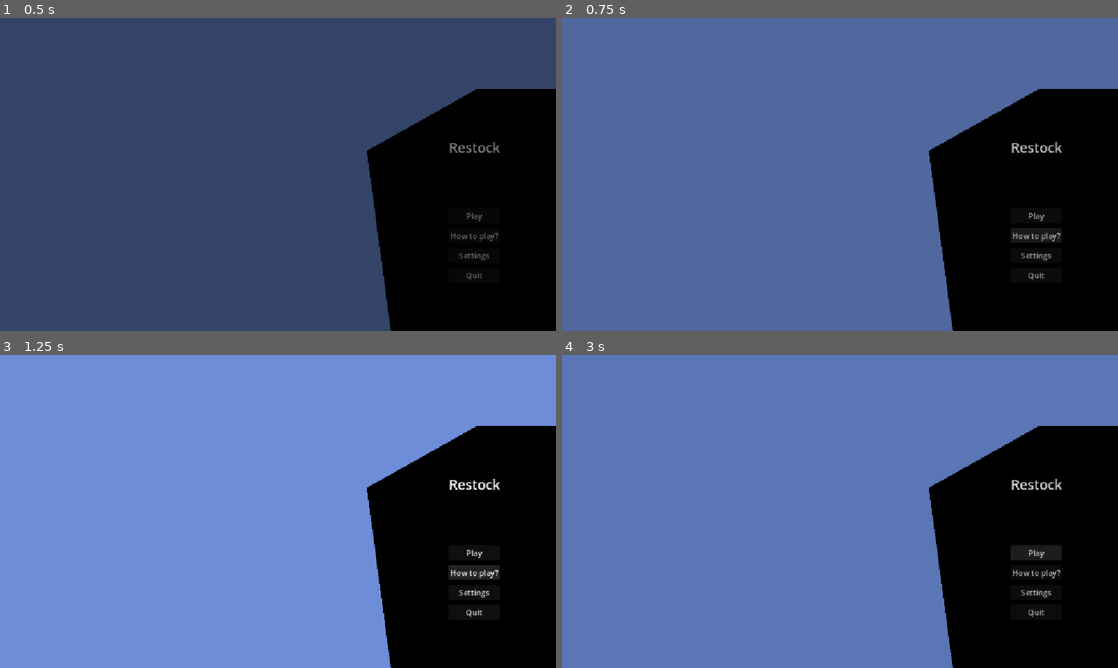
Above: before the commit, frames 1-4 (two rows, left to right).
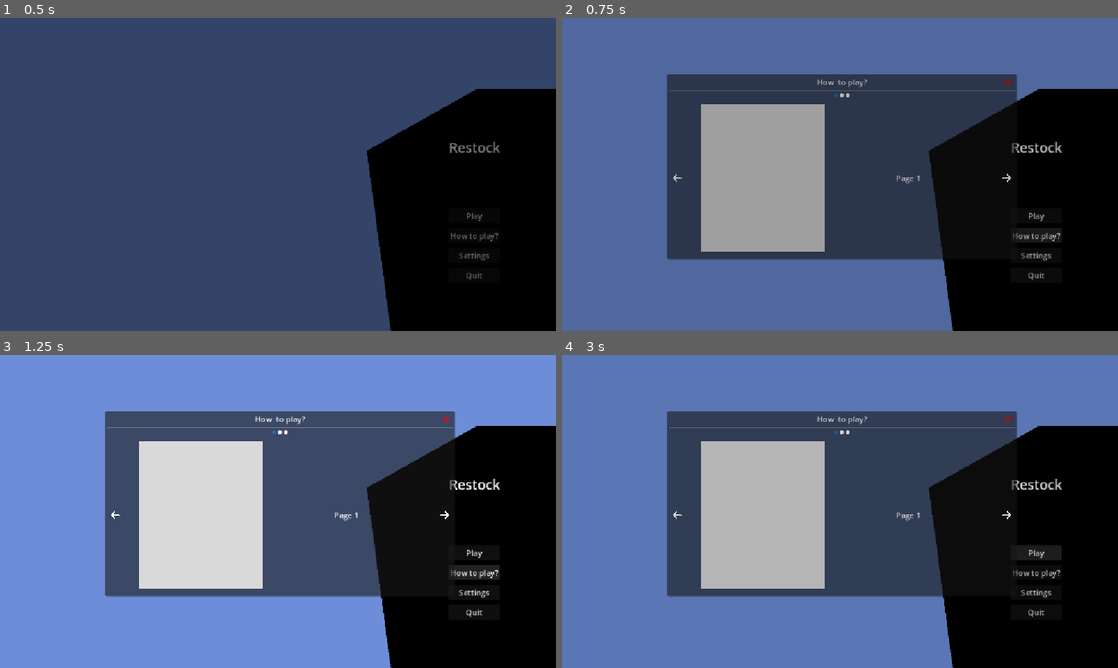
Above: after the commit, the same moments.

Repository: Nils1024/restock
Game: Godot game, scene res://assets/scenes/menus/main_menu.tscn
Same seed, same stepped clock (60 frames per second), same inputs: the game is played once before the commit and once after it. Sound files missing from this copy of the repository are replaced by a short silence.
Inputs (mouse positions are in pixels of both pictures, inside the frame that each line leads up to):
- Up to frame 1 (0.5 s): no input
- Up to frame 2 (0.75 s): click "How to play?" at 0.5 s
- Up to frame 3 (1.25 s): no input
- Up to frame 4 (3 s): click (678, 514) at 1.27 s; click (1006, 514) at 2.02 s; click "Play" at 2.75 s

Frame 1 is identical in both runs. In frame 2, 31% of the frame differs, in the area x 18-82%, y 18-78%; in frame 3, 31%; in frame 4, 31%.

Commit message:
Improved AudioService, added a how to play menu

Diff:
--- /dev/null
+++ b/assets/data/audio_data/Build.tres
@@ -0,0 +1,7 @@
+[gd_resource type="Resource" script_class="SoundEffect" format=3 uid="uid://drqn7hevqka0s"]
+
+[ext_resource type="Script" uid="uid://3yxx7u6hrbq0" path="res://assets/scripts/services/AudioService/SoundEffect.gd" id="1_5tu13"]
+
+[resource]
+script = ExtResource("1_5tu13")
+metadata/_custom_type_script = "uid://3yxx7u6hrbq0"
--- /dev/null
+++ b/assets/images/arrow-left.svg
@@ -0,0 +1,3 @@
+<svg width="800" height="800" viewBox="0 0 800 800" fill="none" xmlns="http://www.w3.org/2000/svg">
+<path d="M200 399.667H600M366.667 566.333L200 399.667L366.667 233" stroke="white" stroke-width="66.6667" stroke-linecap="round" stroke-linejoin="round"/>
+</svg>
--- /dev/null
+++ b/assets/images/arrow-right.svg
@@ -0,0 +1,3 @@
+<svg width="800" height="800" viewBox="0 0 800 800" fill="none" xmlns="http://www.w3.org/2000/svg">
+<path d="M200 400H600M433.333 566.667L600 400L433.333 233.333" stroke="white" stroke-width="66.6667" stroke-linecap="round" stroke-linejoin="round"/>
+</svg>
--- /dev/null
+++ b/assets/scenes/menus/how_to_play.tscn
@@ -0,0 +1,128 @@
+[gd_scene format=3 uid="uid://20ksw02c0oo0"]
+
+[ext_resource type="Texture2D" uid="uid://morndcerse3r" path="res://assets/images/cross.svg" id="1_cvprq"]
+[ext_resource type="Script" uid="uid://8e6hlpxo5gr3" path="res://assets/scripts/ui/how_to_play.gd" id="1_nradw"]
+[ext_resource type="Texture2D" uid="uid://70s0cac52ona" path="res://assets/images/arrow-left.svg" id="2_7uk0b"]
+[ext_resource type="Texture2D" uid="uid://oeg3vi1lfk3u" path="res://assets/images/arrow-right.svg" id="3_mho6t"]
+[ext_resource type="Texture2D" uid="uid://07l5oinqlvu7" path="res://assets/images/tutorial/Tutor Placeholder.svg" id="3_nradw"]
+
+[sub_resource type="StyleBoxFlat" id="StyleBoxFlat_nradw"]
+bg_color = Color(0.13561696, 0.4310831, 0.6341148, 1)
+corner_radius_top_left = 128
+corner_radius_top_right = 128
+corner_radius_bottom_right = 128
+corner_radius_bottom_left = 128
+
+[sub_resource type="StyleBoxFlat" id="StyleBoxFlat_7uk0b"]
+bg_color = Color(1, 1, 1, 1)
+corner_radius_top_left = 128
+corner_radius_top_right = 128
+corner_radius_bottom_right = 128
+corner_radius_bottom_left = 128
+
+[node name="HowToPlay" type="MarginContainer" unique_id=1180727446]
+offset_left = 218.0
+offset_top = 116.0
+offset_right = 942.0
+offset_bottom = 500.0
+script = ExtResource("1_nradw")
+
+[node name="Panel" type="Panel" parent="." unique_id=461395804]
+layout_mode = 2
+
+[node name="MarginContainer" type="MarginContainer" parent="." unique_id=1287147081]
+layout_mode = 2
+theme_override_constants/margin_left = 5
+theme_override_constants/margin_top = 5
+theme_override_constants/margin_right = 5
+theme_override_constants/margin_bottom = 5
+
+[node name="CloseBtn" type="TextureButton" parent="MarginContainer" unique_id=1987166685]
+custom_minimum_size = Vector2(26, 26)
+layout_mode = 2
+size_flags_horizontal = 8
+size_flags_vertical = 0
+texture_normal = ExtResource("1_cvprq")
+ignore_texture_size = true
+stretch_mode = 5
+
+[node name="VBoxContainer" type="VBoxContainer" parent="MarginContainer" unique_id=1631822471]
+layout_mode = 2
+mouse_filter = 2
+
+[node name="Label" type="Label" parent="MarginContainer/VBoxContainer" unique_id=1281994186]
+layout_mode = 2
+size_flags_horizontal = 4
+size_flags_vertical = 0
+text = "How  to play?"
+horizontal_alignment = 1
+
+[node name="HSeparator" type="HSeparator" parent="MarginContainer/VBoxContainer" unique_id=13081757]
+layout_mode = 2
+
+[node name="HBoxContainer" type="HBoxContainer" parent="MarginContainer/VBoxContainer" unique_id=528820020]
+layout_mode = 2
+alignment = 1
+
+[node name="Panel" type="Panel" parent="MarginContainer/VBoxContainer/HBoxContainer" unique_id=228401788]
+custom_minimum_size = Vector2(8, 8)
+layout_mode = 2
+theme_override_styles/panel = SubResource("StyleBoxFlat_nradw")
+
+[node name="Panel2" type="Panel" parent="MarginContainer/VBoxContainer/HBoxContainer" unique_id=1441710211]
+custom_minimum_size = Vector2(8, 8)
+layout_mode = 2
+theme_override_styles/panel = SubResource("StyleBoxFlat_7uk0b")
+
+[node name="Panel3" type="Panel" parent="MarginContainer/VBoxContainer/HBoxContainer" unique_id=1907123427]
+custom_minimum_size = Vector2(8, 8)
+layout_mode = 2
+theme_override_styles/panel = SubResource("StyleBoxFlat_7uk0b")
+
+[node name="HBoxContainer2" type="HBoxContainer" parent="MarginContainer/VBoxContainer" unique_id=686825107]
+layout_mode = 2
+size_flags_vertical = 3
+
+[node name="ArrowLeft" type="TextureButton" parent="MarginContainer/VBoxContainer/HBoxContainer2" unique_id=2036296364]
+custom_minimum_size = Vector2(32, 32)
+layout_mode = 2
+texture_normal = ExtResource("2_7uk0b")
+ignore_texture_size = true
+stretch_mode = 5
+
+[node name="MarginContainer" type="MarginContainer" parent="MarginContainer/VBoxContainer/HBoxContainer2" unique_id=1240706360]
+layout_mode = 2
+size_flags_horizontal = 3
+theme_override_constants/margin_left = 30
+theme_override_constants/margin_top = 10
+theme_override_constants/margin_right = 30
+theme_override_constants/margin_bottom = 10
+
+[node name="VBoxContainer" type="HBoxContainer" parent="MarginContainer/VBoxContainer/HBoxContainer2/MarginContainer" unique_id=97889323]
+layout_mode = 2
+size_flags_horizontal = 3
+theme_override_constants/separation = 20
+alignment = 1
+
+[node name="TextureRect" type="TextureRect" parent="MarginContainer/VBoxContainer/HBoxContainer2/MarginContainer/VBoxContainer" unique_id=430911384]
+custom_minimum_size = Vector2(256, 0)
+layout_mode = 2
+texture = ExtResource("3_nradw")
+expand_mode = 1
+
+[node name="Text" type="Label" parent="MarginContainer/VBoxContainer/HBoxContainer2/MarginContainer/VBoxContainer" unique_id=587042395]
+layout_mode = 2
+size_flags_horizontal = 3
+text = "Test"
+horizontal_alignment = 1
+
+[node name="ArrowRight" type="TextureButton" parent="MarginContainer/VBoxContainer/HBoxContainer2" unique_id=72459970]
+custom_minimum_size = Vector2(32, 32)
+layout_mode = 2
+texture_normal = ExtResource("3_mho6t")
+ignore_texture_size = true
+stretch_mode = 5
+
+[connection signal="pressed" from="MarginContainer/CloseBtn" to="." method="_on_close_btn_pressed"]
+[connection signal="pressed" from="MarginContainer/VBoxContainer/HBoxContainer2/ArrowLeft" to="." method="_on_arrow_left_pressed"]
+[connection signal="pressed" from="MarginContainer/VBoxContainer/HBoxContainer2/ArrowRight" to="." method="_on_arrow_right_pressed"]
--- a/assets/scenes/menus/main_menu.tscn
+++ b/assets/scenes/menus/main_menu.tscn
@@ -2,6 +2,7 @@
 
 [ext_resource type="Script" uid="uid://pa46gmrpq6pj" path="res://assets/scripts/ui/main_menu.gd" id="1_uu6ob"]
 [ext_resource type="PackedScene" uid="uid://bp5xe7rsa044r" path="res://assets/scenes/util/fade_transition.tscn" id="2_a1fdk"]
+[ext_resource type="PackedScene" uid="uid://20ksw02c0oo0" path="res://assets/scenes/menus/how_to_play.tscn" id="2_eoi6q"]
 
 [node name="MainMenu" type="Node2D" unique_id=753076020]
 script = ExtResource("1_uu6ob")
@@ -87,6 +88,9 @@
 text = "Quit
 "
 
+[node name="HowToPlay" parent="." unique_id=1180727446 instance=ExtResource("2_eoi6q")]
+visible = false
+
 [node name="FadeTransition" parent="." unique_id=1419722656 instance=ExtResource("2_a1fdk")]
 visible = false
 
--- a/assets/scenes/menus/save_selection_Menu.tscn
+++ b/assets/scenes/menus/save_selection_Menu.tscn
@@ -30,11 +30,15 @@
 layout_mode = 2
 
 [node name="ScrollContainer" type="ScrollContainer" parent="MarginContainer2" unique_id=272979126]
+custom_minimum_size = Vector2(768, 128)
 layout_mode = 2
+size_flags_horizontal = 4
+size_flags_vertical = 4
 
 [node name="SaveCardContainer" type="HBoxContainer" parent="MarginContainer2/ScrollContainer" unique_id=590214802]
 layout_mode = 2
 theme_override_constants/separation = 6
+alignment = 1
 
 [node name="Label" type="Label" parent="MarginContainer2" unique_id=266185015]
 layout_mode = 2
--- a/assets/scenes/util/ui/ingame_menu.tscn
+++ b/assets/scenes/util/ui/ingame_menu.tscn
@@ -2,6 +2,7 @@
 
 [ext_resource type="Script" uid="uid://bhyha4mx7e1xw" path="res://assets/scripts/ui/ingame_menu.gd" id="1_jg7hv"]
 [ext_resource type="Texture2D" uid="uid://de6eyc3uvq4yd" path="res://assets/images/Clipboard.svg" id="2_u445c"]
+[ext_resource type="PackedScene" uid="uid://20ksw02c0oo0" path="res://assets/scenes/menus/how_to_play.tscn" id="3_pa57f"]
 
 [node name="IngameMenu" type="CanvasLayer" unique_id=889833759]
 script = ExtResource("1_jg7hv")
@@ -37,6 +38,9 @@
 layout_mode = 2
 text = "Save"
 
+[node name="HowToPlay" parent="." unique_id=1180727446 instance=ExtResource("3_pa57f")]
+visible = false
+
 [connection signal="pressed" from="VBoxContainer/Close" to="." method="_on_close_pressed"]
 [connection signal="pressed" from="VBoxContainer/Help" to="." method="_on_help_pressed"]
 [connection signal="pressed" from="VBoxContainer/Settings" to="." method="_on_settings_pressed"]
--- a/assets/scripts/services/AudioService/AudioService.gd
+++ b/assets/scripts/services/AudioService/AudioService.gd
@@ -10,6 +10,9 @@
 
 
 func create_2d_audio_at_location(location: Vector2i, type: SoundEffect.SOUND_EFFECT_TYPE, auto_restart: bool = false) -> void:
+	if is_playing(type):
+		return
+
 	if sound_effect_dict.has(type):
 		var sound_effect: SoundEffect = sound_effect_dict[type]
 		var new_2d_audio: AudioStreamPlayer2D = AudioStreamPlayer2D.new()
@@ -24,12 +27,14 @@
 		else:
 			new_2d_audio.finished.connect(new_2d_audio.queue_free)
 		new_2d_audio.play()
-
 	else:
-		push_warning("AudioService - Failed to find audio for: ", type)
+		SimpleLogger.warn("AudioService - Failed to find audio for type ID <%s>" % type)
 
 
 func create_audio(type: SoundEffect.SOUND_EFFECT_TYPE) -> void:
+	if is_playing(type):
+		return
+
 	if sound_effect_dict.has(type):
 		var sound_effect: SoundEffect = sound_effect_dict[type]
 		var new_audio: AudioStreamPlayer = AudioStreamPlayer.new()
@@ -40,7 +45,7 @@
 		new_audio.finished.connect(new_audio.queue_free)
 		new_audio.play()
 	else:
-		push_warning("AudioService - Failed to find audio for: ", type)
+		SimpleLogger.warn("AudioService - Failed to find audio for type ID <%s>" % type)
 
 func stop_audio(type: SoundEffect.SOUND_EFFECT_TYPE, fade_out: bool = false, duration: float = 0.5) -> void:
 	for child in get_children():
@@ -51,3 +56,10 @@
 				tween.tween_callback(child.queue_free)
 			else:
 				child.queue_free()
+
+
+func is_playing(type: SoundEffect.SOUND_EFFECT_TYPE) -> bool:
+	for child in get_children():
+		if (child is AudioStreamPlayer or child is AudioStreamPlayer2D) and child.get_meta("type") == type:
+			return true
+	return false
--- /dev/null
+++ b/assets/scripts/ui/how_to_play.gd
@@ -0,0 +1,44 @@
+extends MarginContainer
+
+const content: Array[Dictionary] = [
+	{"text": "Page 1", "image": null},
+	{"text": "Page 2", "image": null},
+	{"text": "Page 3", "image": null}
+]
+
+@onready var textbox = $MarginContainer/VBoxContainer/HBoxContainer2/MarginContainer/VBoxContainer/Text
+@onready var circle_container: HBoxContainer = $MarginContainer/VBoxContainer/HBoxContainer
+@onready var selected_style: StyleBoxFlat = $MarginContainer/VBoxContainer/HBoxContainer/Panel.get_theme_stylebox("panel")
+@onready var unselected_style: StyleBoxFlat = $MarginContainer/VBoxContainer/HBoxContainer/Panel2.get_theme_stylebox("panel")
+
+var selected_page: int = 0
+
+# Called when the node enters the scene tree for the first time.
+func _ready() -> void:
+	_update_content()
+
+
+func _on_close_btn_pressed() -> void:
+	hide()
+
+
+func _on_arrow_left_pressed() -> void:
+	selected_page = wrapi(selected_page - 1, 0, 3)
+	_update_content()
+
+
+func _on_arrow_right_pressed() -> void:
+	selected_page = wrapi(selected_page + 1, 0, 3)
+	_update_content()
+
+
+func _update_content() -> void:
+	textbox.text = content[selected_page]["text"]
+
+	for i in range(circle_container.get_child_count()):
+		var panel: Panel = circle_container.get_child(i)
+
+		if i == selected_page:
+			panel.add_theme_stylebox_override("panel", selected_style)
+		else:
+			panel.add_theme_stylebox_override("panel", unselected_style)
--- a/assets/scripts/ui/ingame_menu.gd
+++ b/assets/scripts/ui/ingame_menu.gd
@@ -3,11 +3,14 @@
 func _on_close_pressed() -> void:
 	visible = not visible
 
+
 func _on_save_pressed() -> void:
 	get_tree().change_scene_to_file("res://assets/scenes/menus/main_menu.tscn")
+
 
 func _on_settings_pressed() -> void:
 	pass # Replace with function body.
 
+
 func _on_help_pressed() -> void:
-	pass # Replace with function body.
+	$HowToPlay.show()
--- a/assets/scripts/ui/main_menu.gd
+++ b/assets/scripts/ui/main_menu.gd
@@ -28,7 +28,7 @@
 
 
 func _on_help_pressed() -> void:
-	pass # Replace with function body.
+	$HowToPlay.show()
 
 
 func _on_settings_pressed() -> void:
Not shown, added: assets/images/arrow-left.svg.import
Not shown, added: assets/images/arrow-right.svg.import
Not shown, added: assets/scripts/ui/how_to_play.gd.uid
